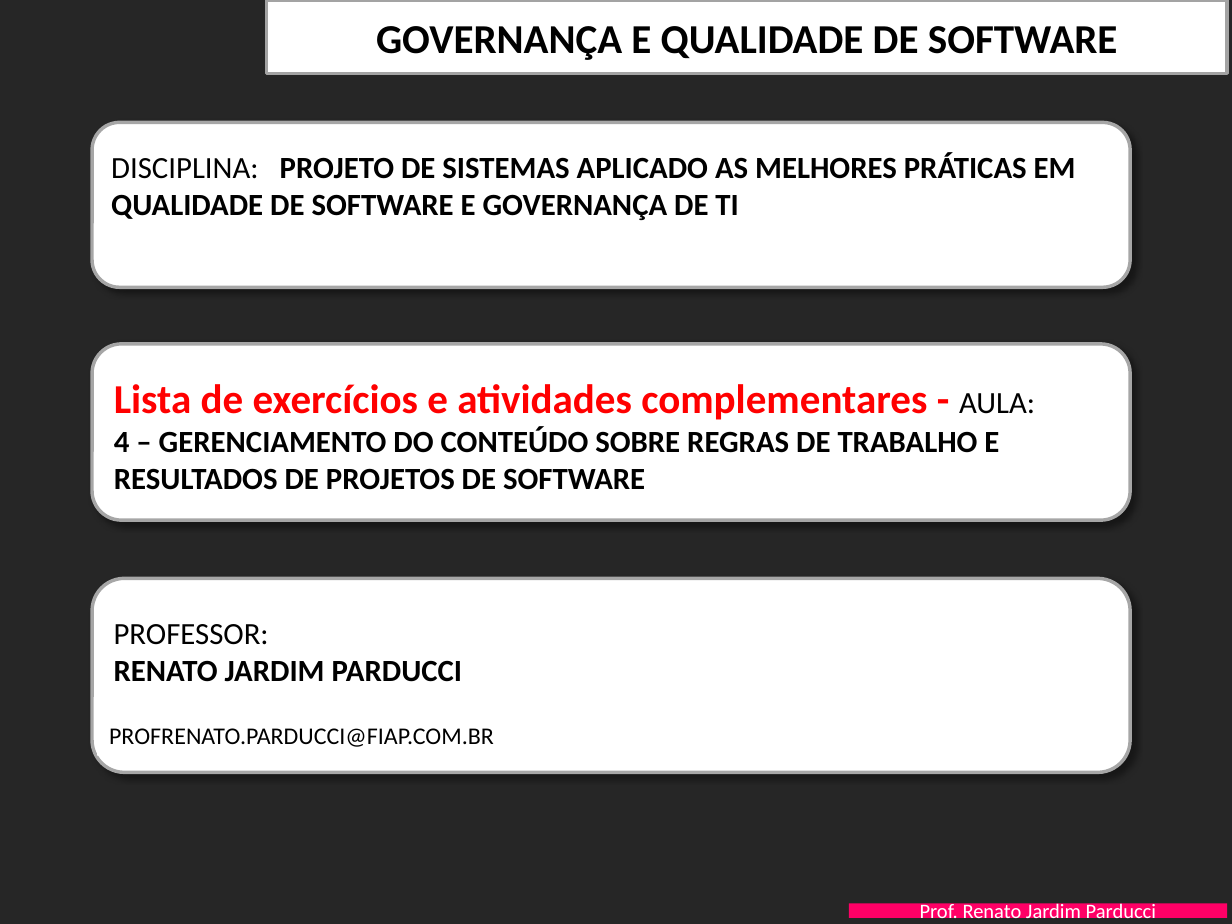
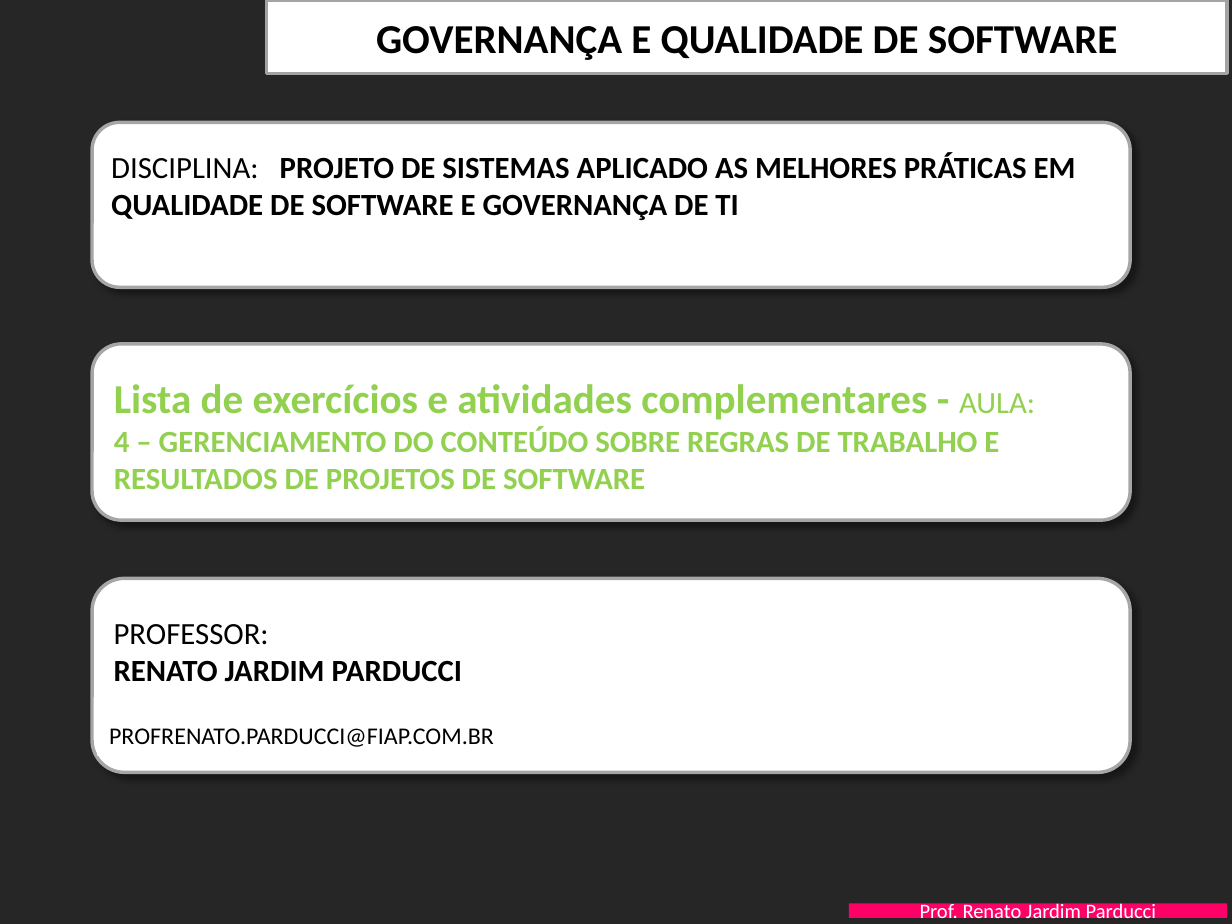
Before and after one commit to luluramos/3SIS-ProjetoExemploGIT, a slide deck: slide 1 of PastaDocsProjeto/FIAP-QualidProjSW-Aula-4-AdministracaoConteudo- EXERCICIOS.pptx. Drawn at 1232x924 pixels with LibreOffice and Linux fonts; fonts in the diff are those of the drawing; background and template pictures are left out. Boxes give left, top, right and bottom in pixels: in the first picture for what was removed or moved away, otherwise in the second. Text is boxed around its words. In the diff, an @@ line names an element or a change of style, - is before the commit and + after.

Commit message:
Alteração de cor do arquivo de exercícios

```diff
--- a/PastaDocsProjeto/FIAP-QualidProjSW-Aula-4-AdministracaoConteudo- EXERCICIOS.pptx
+++ b/PastaDocsProjeto/FIAP-QualidProjSW-Aula-4-AdministracaoConteudo- EXERCICIOS.pptx
@@ text "Lista de exercícios e atividades ..." at box(114, 384, 1035, 489): text colour #FF0000 to #92D050 in "Lista de exercícios e atividades complementares -"; text colour #000000 to #92D050 in "AULA:", "4 – GERENCIAMENTO DO CONTEÚDO SOBRE REGRAS ..." @@
```
